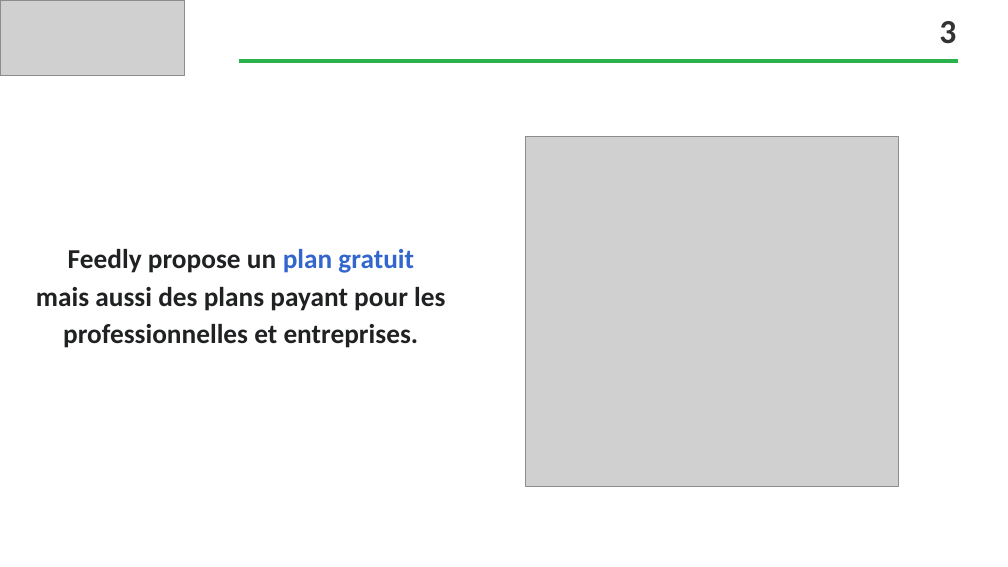
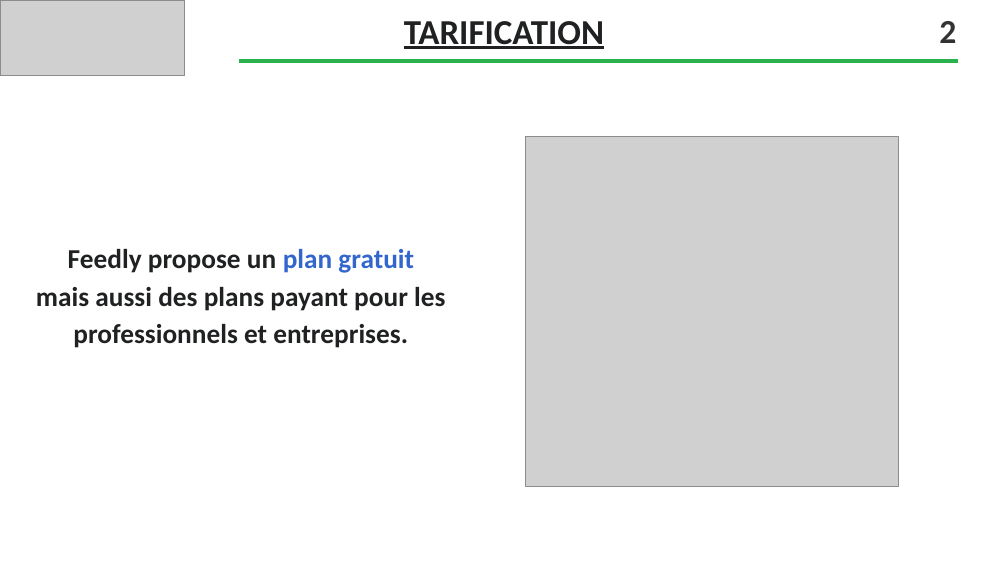
Before and after one commit to lionelagf/Menu-maker-by-qwenta, a slide deck: slide 4 of Faure_Lionel_1_veille_012024.pptx. Drawn at 1008x567 pixels with LibreOffice and Linux fonts; fonts in the diff are those of the drawing; grey boxes stand for pictures; background and template pictures are left out. Boxes give left, top, right and bottom in pixels: in the first picture for what was removed or moved away, otherwise in the second. Text is boxed around its words. In the diff, an @@ line names an element or a change of style, - is before the commit and + after.

```diff
--- a/Faure_Lionel_1_veille_012024.pptx
+++ b/Faure_Lionel_1_veille_012024.pptx
@@ text added at (x1=404, y1=21, x2=604, y2=49), 25 pt, text #202122, bold, underline @@
+TARIFICATION
@@ text at (x1=939, y1=21, x2=956, y2=43): text changed @@
-3
+2
@@ text at (x1=36, y1=249, x2=445, y2=348): text changed @@
-Feedly propose un plan gratuit
-mais aussi des plans payant pour les professionnelles et entreprises.
+Feedly propose un plan gratuit
+mais aussi des plans payant pour les professionnels et entreprises.
```
Also in this commit, not shown: 9 other slides changed, 4 slides added, 6 other files.
